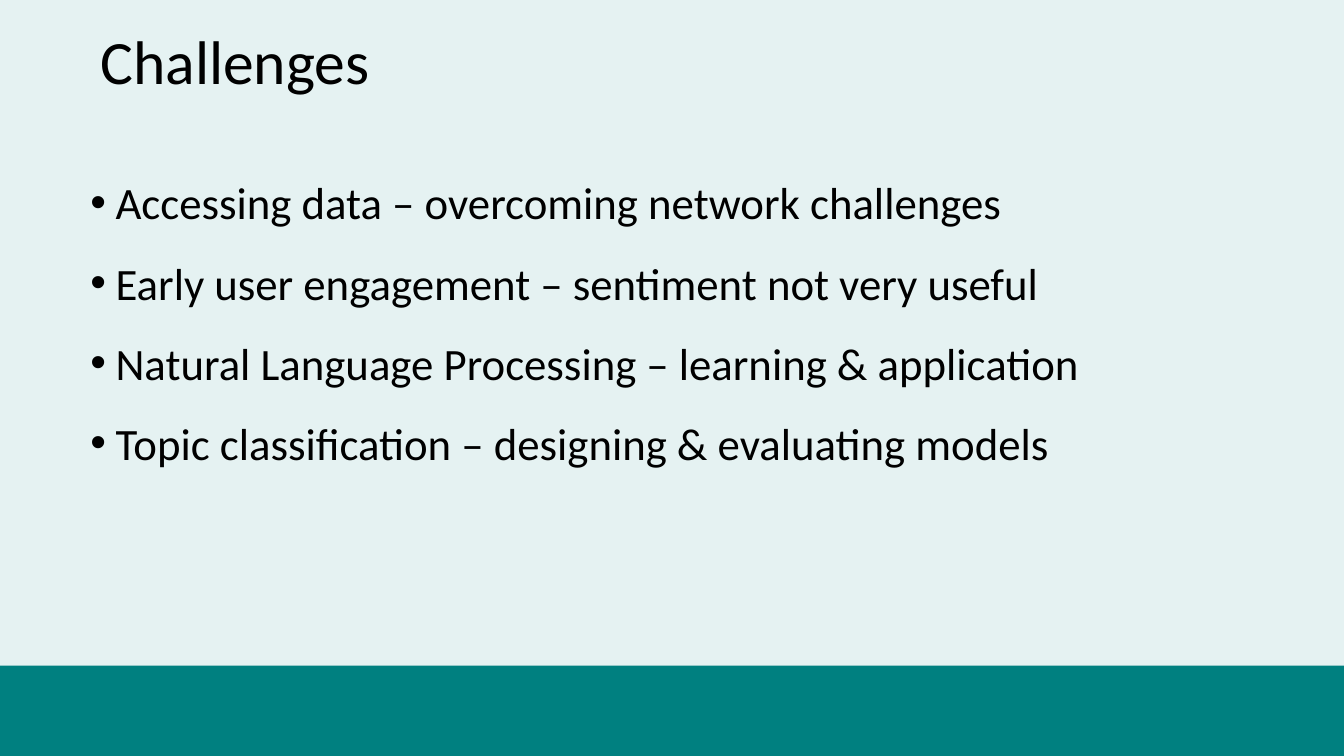
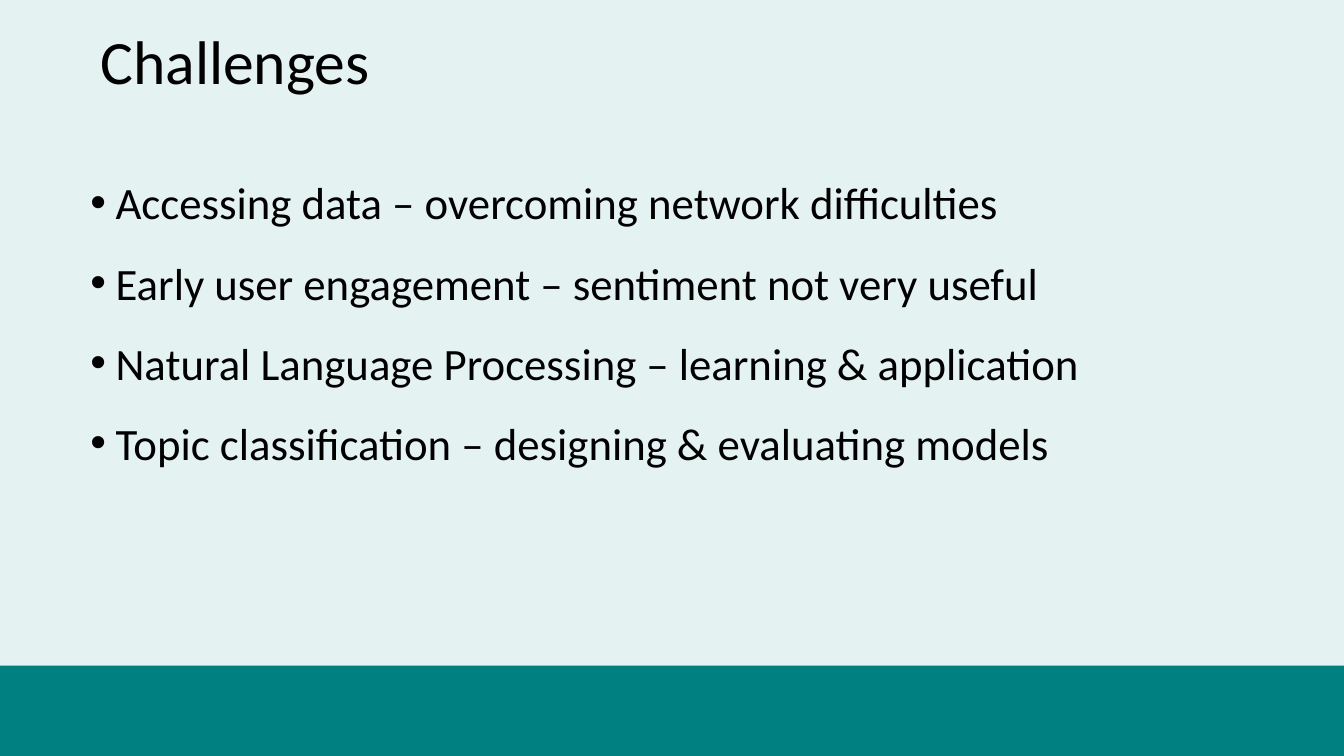
Before and after one commit to datasciencecampus/uk-parliament-stats, a slide deck: slide 3 of user-engagement/dsa-presentation.pptx. Drawn at 1344x756 pixels with LibreOffice and Linux fonts; fonts in the diff are those of the drawing; background and template pictures are left out. Boxes give left, top, right and bottom in pixels: in the first picture for what was removed or moved away, otherwise in the second. Text is boxed around its words. In the diff, an @@ line names an element or a change of style, - is before the commit and + after.

Commit message:
updated dsa slides

```diff
--- a/user-engagement/dsa-presentation.pptx
+++ b/user-engagement/dsa-presentation.pptx
@@ text at (x1=116, y1=188, x2=997, y2=227): text changed @@
-• Accessing data – overcoming network challenges
+• Accessing data – overcoming network difficulties
```
Also in this commit, not shown: 1 slide added, 2 slides removed.
